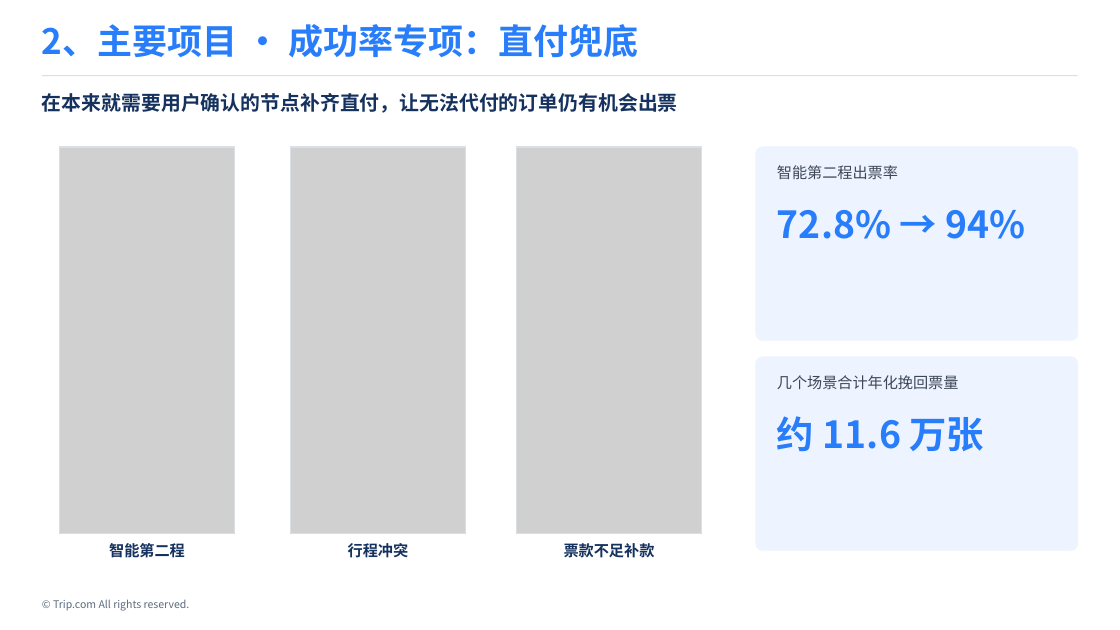
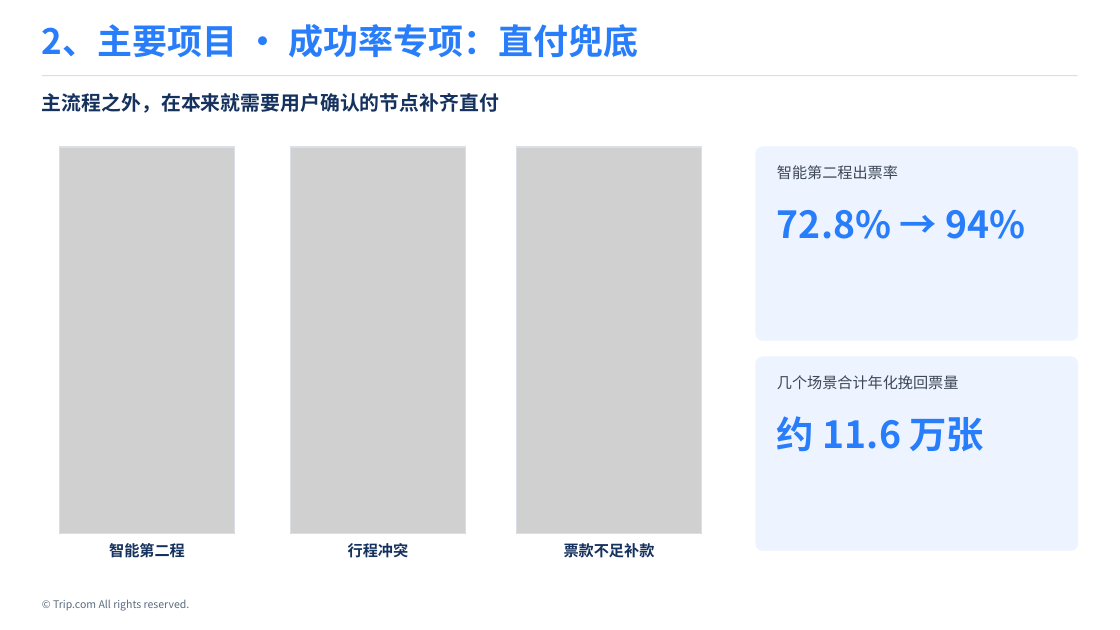
Before and after one commit to Wennie006/AI-myself, a slide deck: slide 9 of 留用答辩_v2.pptx. Drawn at 1120x630 pixels with LibreOffice and Linux fonts; fonts in the diff are those of the drawing; grey boxes stand for pictures. Boxes give left, top, right and bottom in pixels: in the first picture for what was removed or moved away, otherwise in the second. Text is boxed around its words. In the diff, an @@ line names an element or a change of style, - is before the commit and + after.

```diff
--- a/留用答辩_v2.pptx
+++ b/留用答辩_v2.pptx
@@ text at (42, 93, 499, 113): text changed @@
-在本来就需要用户确认的节点补齐直付，让无法代付的订单仍有机会出票
+主流程之外，在本来就需要用户确认的节点补齐直付
```
Also in this commit, not shown: 1 other slide changed, 1 slide added, 1 slide removed, 1 other file.
